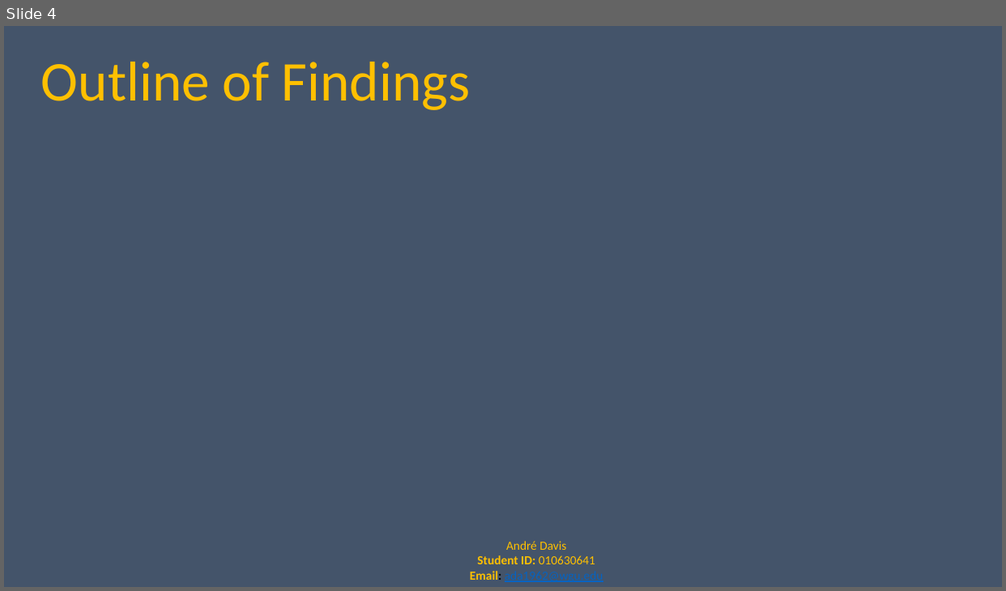
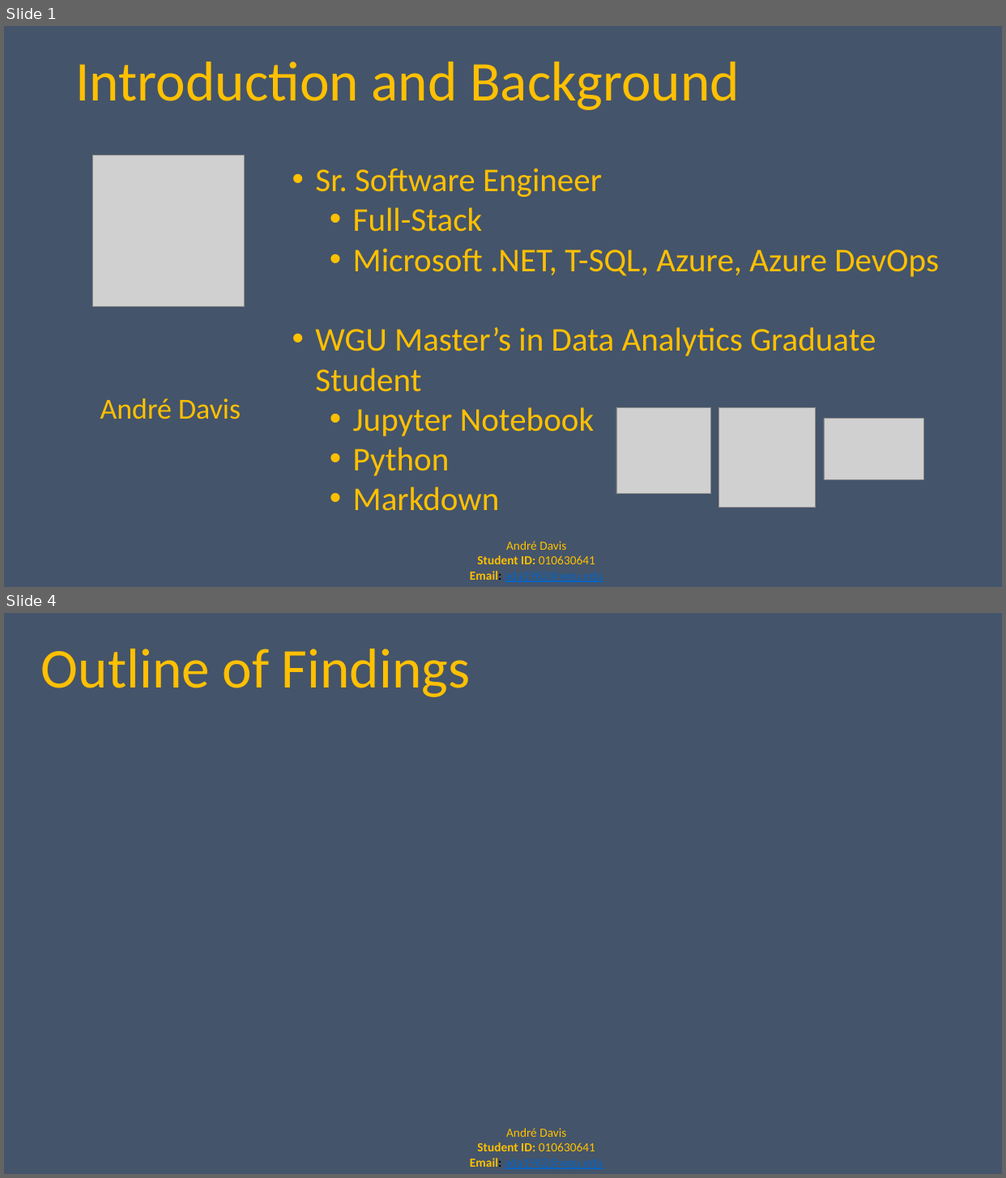
Before and after one commit to CubicleJockey/WGU.MSDA, a slide deck: Classes/D214 - Data Analytics Graduate Capstone/Performance Assessment(s)/Task 3/D214-nkm2-task3-presentation-of-findings.pptx. Shown one above the other, each under a label of ours: slide 4 before the commit, slides 1 and 4 after it; the slides between them are not shown. The pictures are 1006x591 and 1006x1178 pixels, drawn with LibreOffice and Linux fonts; fonts in the diff are those of the drawing; grey boxes stand for pictures; background and template pictures are left out. Boxes give left, top, right and bottom in pixels: in the first picture for what was removed or moved away, otherwise in the second. Text is boxed around its words. In the diff, an @@ line names an element or a change of style, - is before the commit and + after.

```diff
--- a/Classes/D214 - Data Analytics Graduate Capstone/Performance Assessment(s)/Task 3/D214-nkm2-task3-presentation-of-findings.pptx
+++ b/Classes/D214 - Data Analytics Graduate Capstone/Performance Assessment(s)/Task 3/D214-nkm2-task3-presentation-of-findings.pptx
@@ slide 1 added at [4, 26, 1002, 587], background #44546A; not listed: 1 template element that a slide beside it also shows @@
@@ title added at [76, 62, 739, 110], 54 pt, text #FFC000 @@
+Introduction and Background
@@ picture added at [93, 155, 245, 307] @@
@@ text added at [315, 169, 939, 511], 32 pt, text #FFC000 @@
+• Sr. Software Engineer
+  • Full-Stack
+  • Microsoft .NET, T-SQL, Azure, Azure DevOps
+• WGU Master’s in Data Analytics Graduate Student
+  • Jupyter Notebook
+  • Python
+  • Markdown
@@ text added at [100, 399, 241, 420], 28 pt, text #FFC000 @@
+André Davis
@@ picture added at [616, 408, 710, 494] @@
@@ picture added at [720, 408, 816, 508] @@
@@ picture added at [824, 419, 923, 480] @@
```
Also in this commit, not shown: 1 slide changed, 1 other slide added, 2 slides removed.
